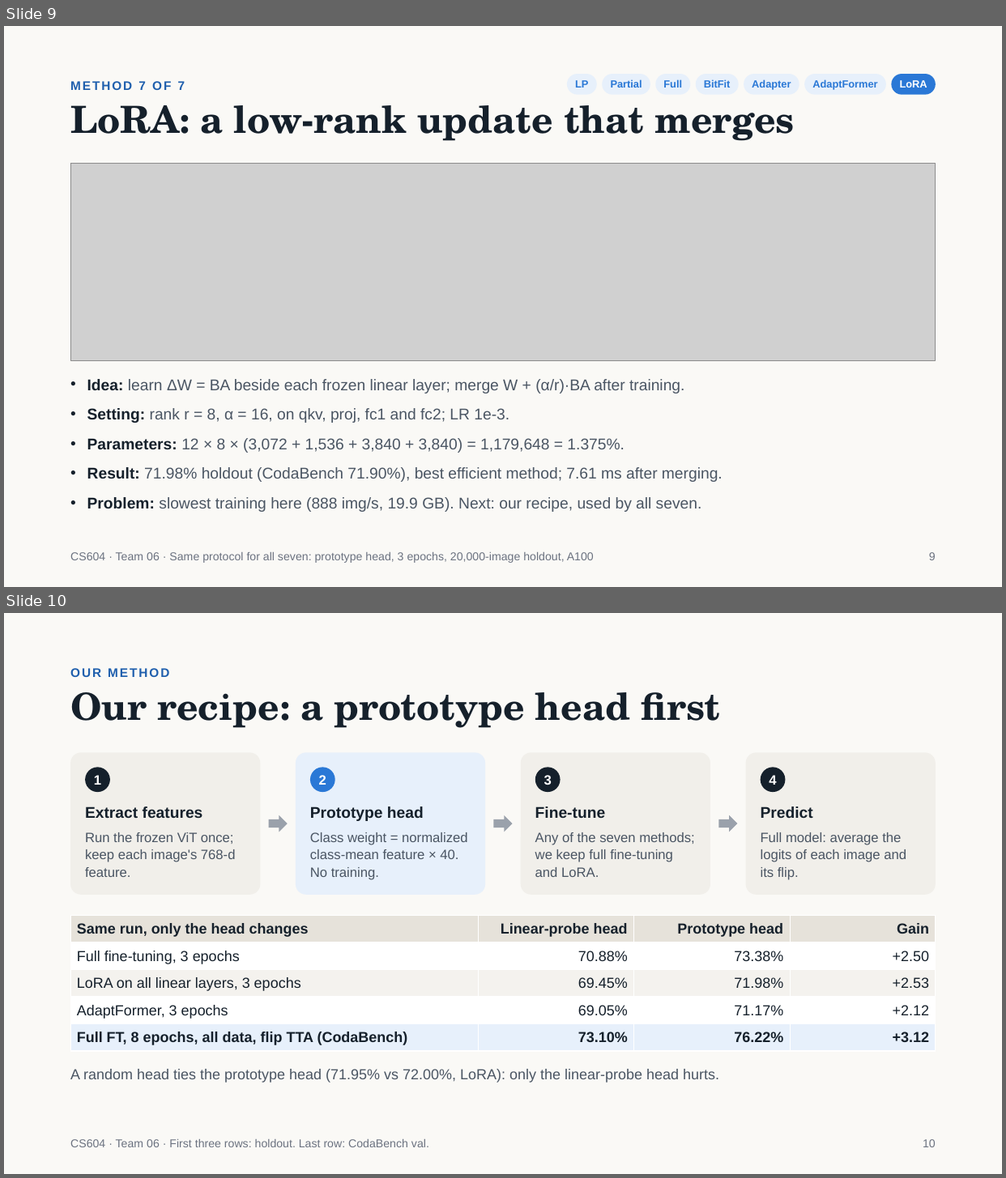
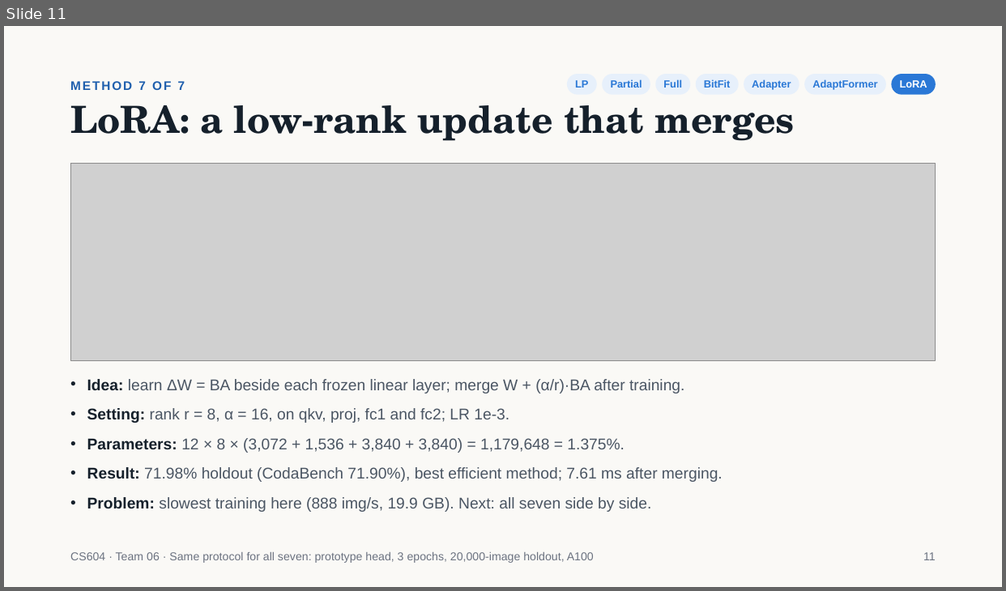
Before and after one commit to jiaobuchong/deep-cv, a slide deck: cs604_team06_slides.pptx. Shown one above the other, each under a label of ours: slides 9 and 10 before the commit, slide 11 after it. The pictures are 1006x1178 and 1006x591 pixels, drawn with LibreOffice and Linux fonts; fonts in the diff are those of the drawing; grey boxes stand for pictures. Boxes give left, top, right and bottom in pixels: in the first picture for what was removed or moved away, otherwise in the second. Text is boxed around its words. In the diff, an @@ line names an element or a change of style, - is before the commit and + after.

```diff
--- a/cs604_team06_slides.pptx
+++ b/cs604_team06_slides.pptx
@@ slide 10 removed at <box>4,613,1002,1174</box>, background #FAF9F6 @@
@@ text removed at <box>70,668,169,677</box> @@
-OUR METHOD
@@ title removed at <box>70,692,720,728</box> @@
-Our recipe: a prototype head first
@@ rounded rectangle removed at <box>70,753,260,895</box> @@
@@ rounded rectangle removed at <box>296,753,485,895</box> @@
@@ rounded rectangle removed at <box>521,753,710,895</box> @@
@@ rounded rectangle removed at <box>746,753,936,895</box> @@
@@ ellipse removed at <box>85,767,109,792</box> @@
-1
@@ ellipse removed at <box>310,767,335,792</box> @@
-2
@@ ellipse removed at <box>535,767,560,792</box> @@
-3
@@ ellipse removed at <box>760,767,785,792</box> @@
-4
@@ text removed at <box>85,807,203,818</box> @@
-Extract features
@@ text removed at <box>310,807,424,821</box> @@
-Prototype head
@@ text removed at <box>535,807,605,818</box> @@
-Fine-tune
@@ text removed at <box>761,807,813,818</box> @@
-Predict
@@ right arrow removed at <box>268,815,287,832</box> @@
@@ right arrow removed at <box>493,815,513,832</box> @@
@@ right arrow removed at <box>719,815,738,832</box> @@
@@ text removed at <box>85,833,236,877</box> @@
-Run the frozen ViT once; keep each image's 768-d feature.
@@ text removed at <box>310,833,467,880</box> @@
-Class weight = normalized class-mean feature × 40. No training.
@@ text removed at <box>535,833,694,877</box> @@
-Any of the seven methods; we keep full fine-tuning and LoRA.
@@ text removed at <box>761,833,906,880</box> @@
-Full model: average the logits of each image and its flip.
@@ table removed at <box>70,915,935,1051</box>, 5 rows, 4 columns @@
-Same run, only the head changes | Linear-probe head | Prototype head | Gain
-Full fine-tuning, 3 epochs | 70.88% | 73.38% | +2.50
-LoRA on all linear layers, 3 epochs | 69.45% | 71.98% | +2.53
-AdaptFormer, 3 epochs | 69.05% | 71.17% | +2.12
-Full FT, 8 epochs, all data, flip TTA (CodaBench) | 73.10% | 76.22% | +3.12
@@ text removed at <box>70,1069,719,1083</box> @@
-A random head ties the prototype head (71.95% vs 72.00%, LoRA): only the linear-probe head hurts.
@@ text removed at <box>70,1139,429,1148</box> @@
-CS604 · Team 06 · First three rows: holdout. Last row: CodaBench val.
@@ text removed at <box>923,1139,936,1148</box> @@
-10
@@ what was slide 9 is now slide 11 @@
@@ slide 11 changed as well @@
@@ text at <box>87,497,652,512</box>: text changed @@
-• Problem: slowest training here (888 img/s, 19.9 GB). Next: our recipe, used by all seven.
+• Problem: slowest training here (888 img/s, 19.9 GB). Next: all seven side by side.
@@ text at <box>923,552,936,561</box>: text changed @@
-9
+11
```
Also in this commit, not shown: 17 other slides changed, 5 slides added, 51 other files.
